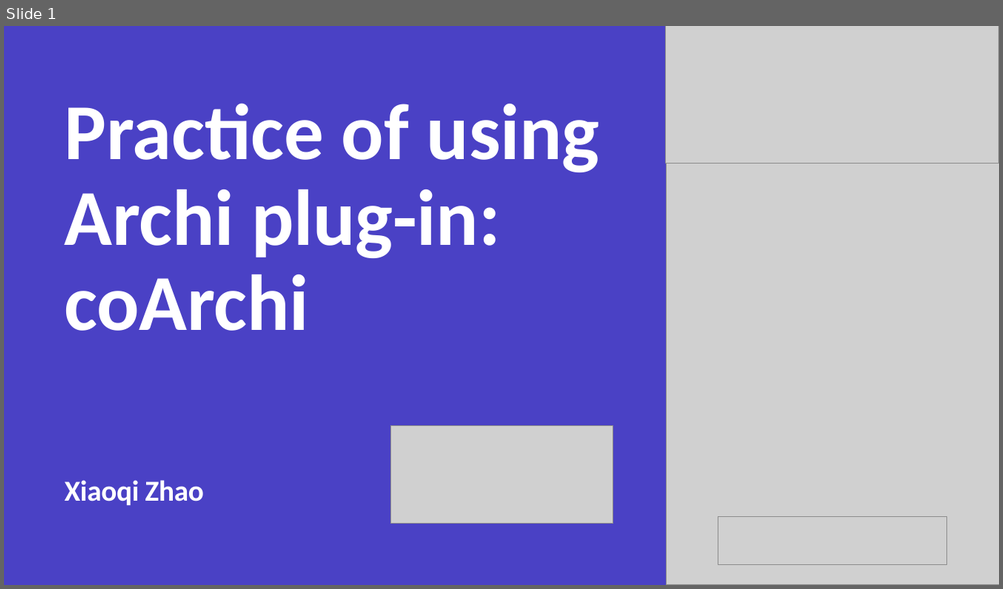
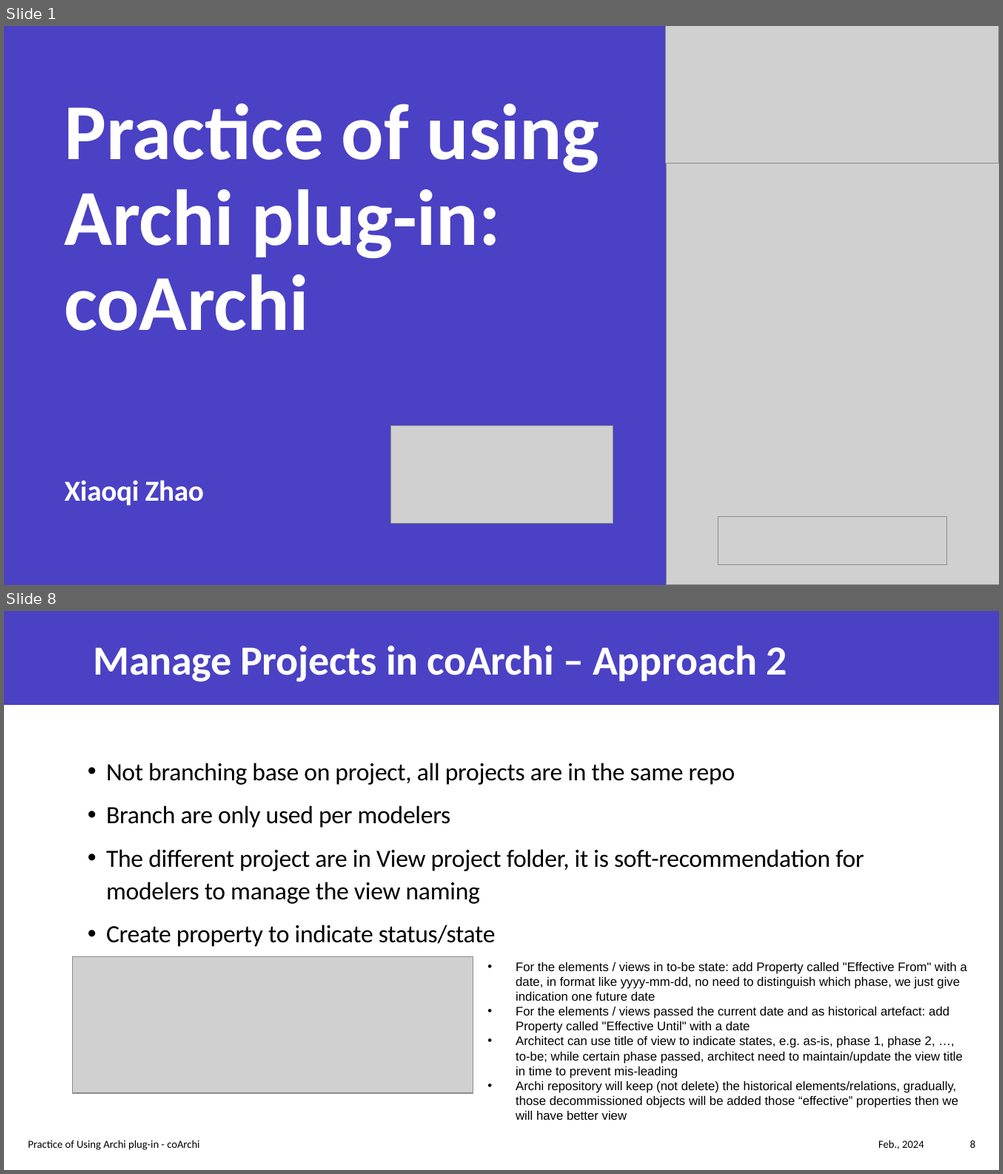
Before and after one commit to yasenstar/EA, a slide deck: architool/Using-coArchi.pptx. Shown one above the other, each under a label of ours: slide 1 before the commit, slides 1 and 8 after it; the slides between them are not shown. The pictures are 1003x589 and 1003x1174 pixels, drawn with LibreOffice and Linux fonts; fonts in the diff are those of the drawing; grey boxes stand for pictures. Boxes give left, top, right and bottom in pixels: in the first picture for what was removed or moved away, otherwise in the second. Text is boxed around its words. In the diff, an @@ line names an element or a change of style, - is before the commit and + after.

```diff
--- a/architool/Using-coArchi.pptx
+++ b/architool/Using-coArchi.pptx
@@ slide 8 added at [4,611,999,1170], background #FFFFFF @@
@@ rectangle added at [4,611,999,705], fill #4A41C5 @@
@@ title added at [94,645,787,682], 40 pt, text #FFFFFF, bold @@
+Manage Projects in coArchi – Approach 2
@@ text added at [106,763,863,947], 24 pt, text #000000 @@
+• Not branching base on project, all projects are in the same repo
+• Branch are only used per modelers
+• The different project are in View project folder, it is soft-recommendation for modelers to manage the view naming
+• Create property to indicate status/state
@@ picture added at [73,957,472,1093] @@
@@ text added at [515,963,967,1120], 12 pt, text #000000 @@
+• For the elements / views in to-be state: add Property called "Effective From" with a date, in format like yyyy-mm-dd, no need to distinguish which phase, we just give indication one future date
+• For the elements / views passed the current date and as historical artefact: add Property called "Effective Until" with a date
+• Architect can use title of view to indicate states, e.g. as-is, phase 1, phase 2, …, to-be; while certain phase passed, architect need to maintain/update the view title in time to prevent mis-leading
+• Archi repository will keep (not delete) the historical elements/relations, gradually, those decommissioned objects will be added those “effective” properties then we will have better view
@@ text added at [28,1140,199,1150], 10.5 pt, text #000000 @@
+Practice of Using Archi plug-in - coArchi
@@ text added at [878,1140,924,1150], 10.5 pt, text #000000 @@
+Feb., 2024
@@ page number added at [970,1141,975,1148], 10.5 pt, text #000000 @@
+8
```
Also in this commit, not shown: 2 slides changed, 4 other slides added.
